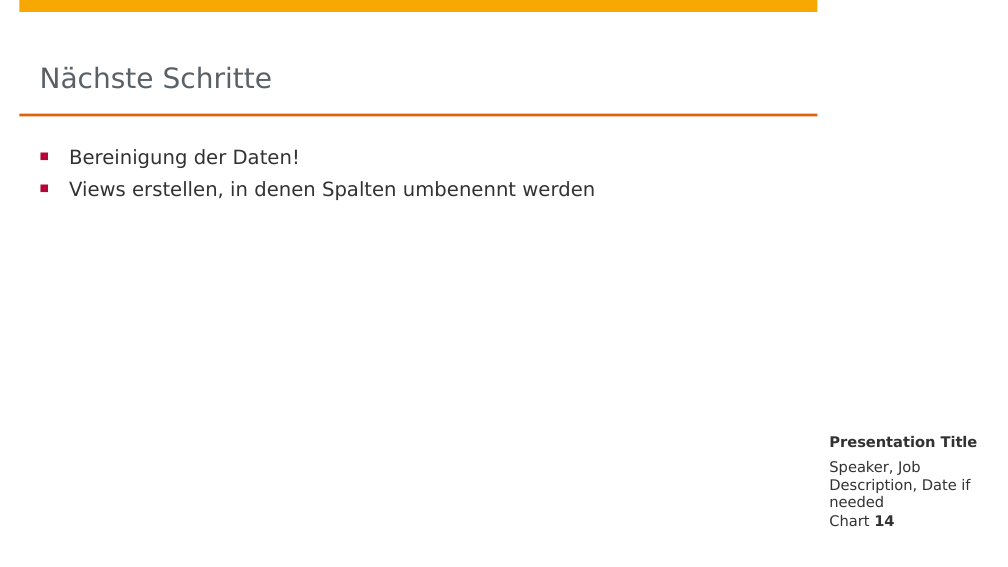
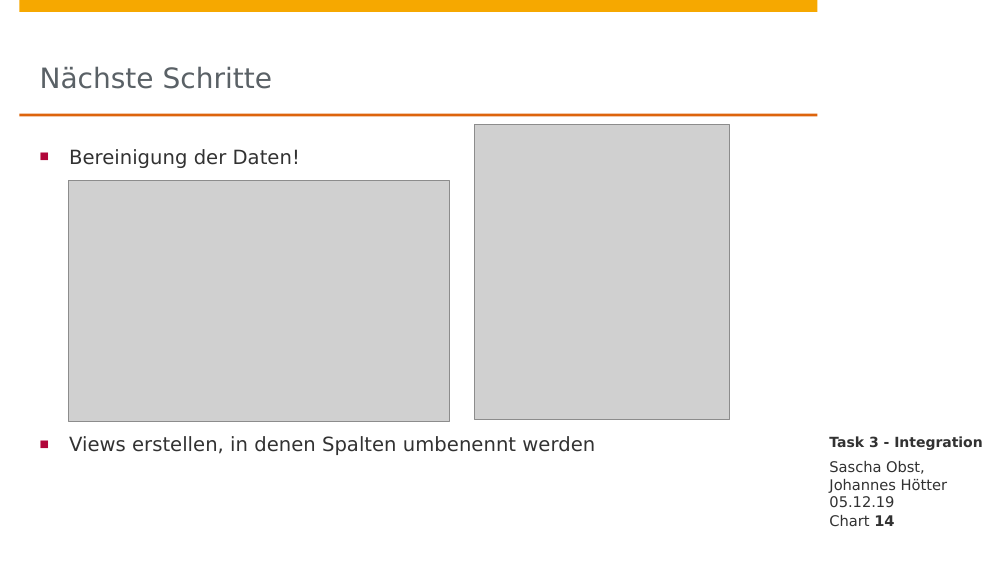
Before and after one commit to johanneshoetter/Health-Data-Integration, a slide deck: slide 14 of presentations/integration.pptx. Drawn at 1008x567 pixels with LibreOffice and Linux fonts; fonts in the diff are those of the drawing; grey boxes stand for pictures; background and template pictures are left out. Boxes give left, top, right and bottom in pixels: in the first picture for what was removed or moved away, otherwise in the second. Text is boxed around its words. In the diff, an @@ line names an element or a change of style, - is before the commit and + after.

Commit message:
Updated presentation integration.pptx

```diff
--- a/presentations/integration.pptx
+++ b/presentations/integration.pptx
@@ text "Bereinigung der Daten!" rewrapped from [69,149,595,200] to [69,149,595,455] @@
@@ picture added at [475,125,730,419] @@
@@ picture added at [69,180,450,421] @@
@@ text at [829,436,983,450]: text changed; size 10.5 to 10 pt @@
-Presentation Title
+Task 3 - Integration
@@ text at [829,461,947,507]: text changed @@
-Speaker, Job Description, Date if needed
+Sascha Obst,
+Johannes Hötter
+05.12.19
```
Also in this commit, not shown: 8 other slides changed, 6 slides added, 6 slides removed, 1 other file.
